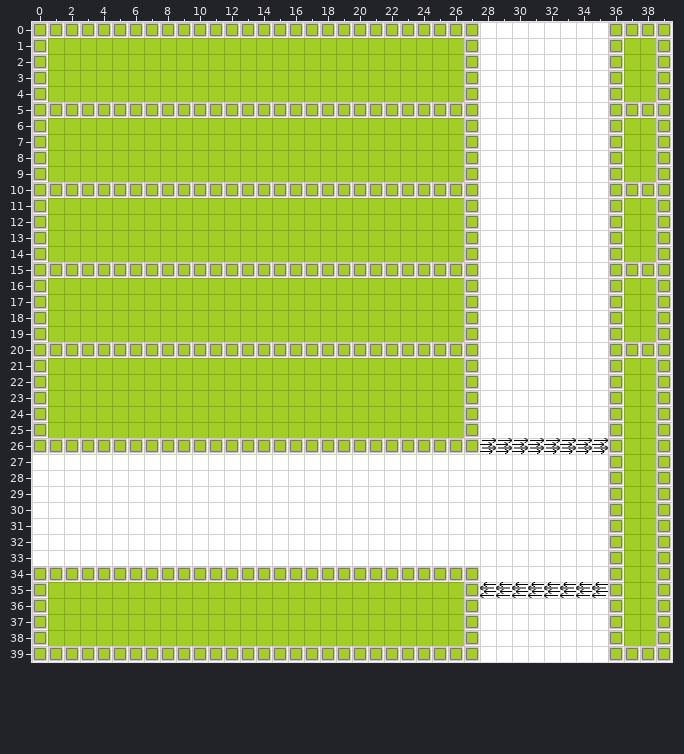
Two versions of a level (Tiled map, Assets/Other Assets/Chunks/Intersection_T_1.tmx). Above: the version before the commit.
Cells are 32x32 px. Shown: x 0..39, y 0..39.
The result:
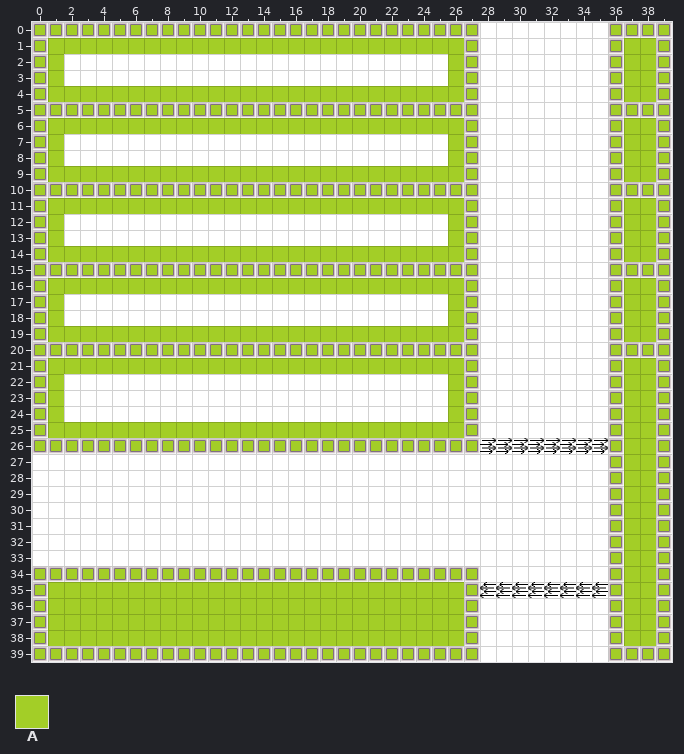
Key: from "Tileset": A 10.
_ is an empty cell, . an unchanged one.
Edits made:
--- layer "Tile Layer 1"
@@ x 2..25 @@
- 2 AAAAAAAAAAAAAAAAAAAAAAAA
- 3 AAAAAAAAAAAAAAAAAAAAAAAA
+ 2 ________________________
+ 3 ________________________
@@ x 2..25 @@
- 7 AAAAAAAAAAAAAAAAAAAAAAAA
- 8 AAAAAAAAAAAAAAAAAAAAAAAA
+ 7 ________________________
+ 8 ________________________
@@ x 2..25 @@
-12 AAAAAAAAAAAAAAAAAAAAAAAA
-13 AAAAAAAAAAAAAAAAAAAAAAAA
+12 ________________________
+13 ________________________
@@ x 2..25 @@
-17 AAAAAAAAAAAAAAAAAAAAAAAA
-18 AAAAAAAAAAAAAAAAAAAAAAAA
+17 ________________________
+18 ________________________
@@ x 2..25 @@
-22 AAAAAAAAAAAAAAAAAAAAAAAA
-23 AAAAAAAAAAAAAAAAAAAAAAAA
-24 AAAAAAAAAAAAAAAAAAAAAAAA
+22 ________________________
+23 ________________________
+24 ________________________
